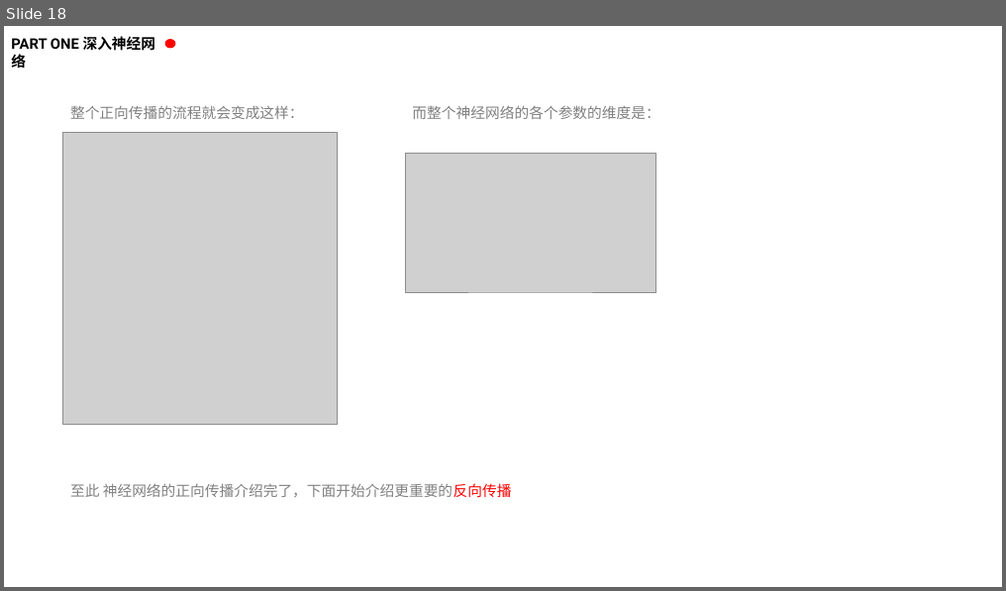
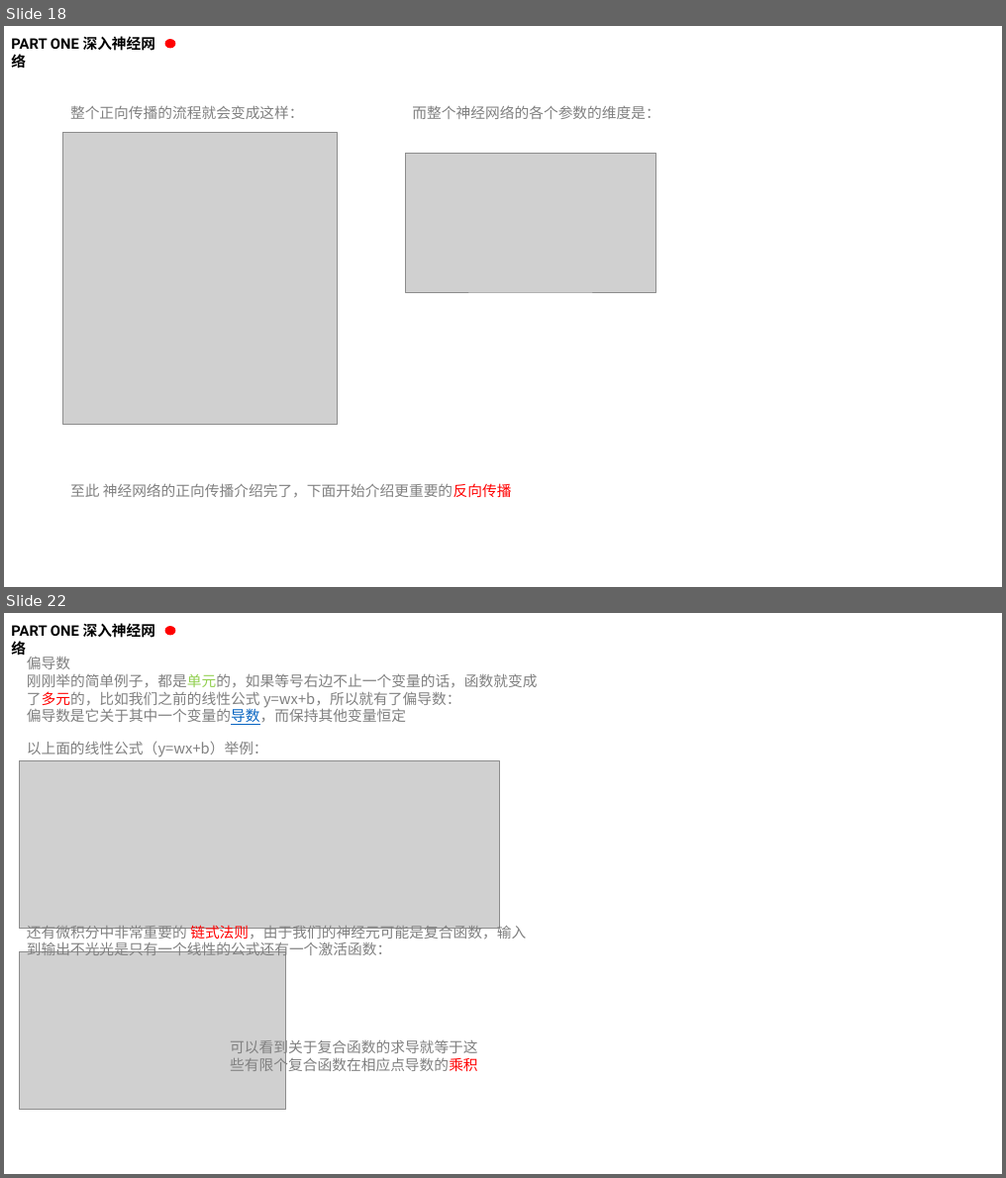
Before and after one commit to kaixinbaba/rlshare, a slide deck: 机器学习分享-神经网络.pptx. Shown one above the other, each under a label of ours: slide 18 before the commit, slides 18 and 22 after it; the slides between them are not shown. The pictures are 1006x591 and 1006x1178 pixels, drawn with LibreOffice and Linux fonts; fonts in the diff are those of the drawing; grey boxes stand for pictures; background and template pictures are left out. Boxes give left, top, right and bottom in pixels: in the first picture for what was removed or moved away, otherwise in the second. Text is boxed around its words. In the diff, an @@ line names an element or a change of style, - is before the commit and + after.

```diff
--- a/机器学习分享-神经网络.pptx
+++ b/机器学习分享-神经网络.pptx
@@ slide 22 added at (x1=4, y1=613, x2=1002, y2=1174), background #FFFFFF @@
@@ text added at (x1=11, y1=623, x2=156, y2=658), 14 pt, text #000000, bold @@
+PART ONE 深入神经网络
@@ ellipse added at (x1=165, y1=626, x2=175, y2=635), fill #FF0000 @@
@@ text added at (x1=27, y1=656, x2=538, y2=725), 14 pt, text #808080 @@
+偏导数
+刚刚举的简单例子，都是单元的，如果等号右边不止一个变量的话，函数就变成了多元的，比如我们之前的线性公式 y=wx+b，所以就有了偏导数：
+偏导数是它关于其中一个变量的导数，而保持其他变量恒定
@@ text added at (x1=27, y1=741, x2=268, y2=758), 14 pt, text #808080 @@
+以上面的线性公式（y=wx+b）举例：
@@ picture added at (x1=19, y1=761, x2=500, y2=928) @@
@@ text added at (x1=27, y1=923, x2=526, y2=959), 14 pt, text #808080 @@
+还有微积分中非常重要的 链式法则，由于我们的神经元可能是复合函数，输入到输出不光光是只有一个线性的公式还有一个激活函数：
@@ picture added at (x1=19, y1=952, x2=285, y2=1109) @@
@@ text added at (x1=230, y1=1039, x2=478, y2=1075), 14 pt, text #808080 @@
+可以看到关于复合函数的求导就等于这些有限个复合函数在相应点导数的乘积
```
Also in this commit, not shown: 5 slides changed, 8 other slides added.
